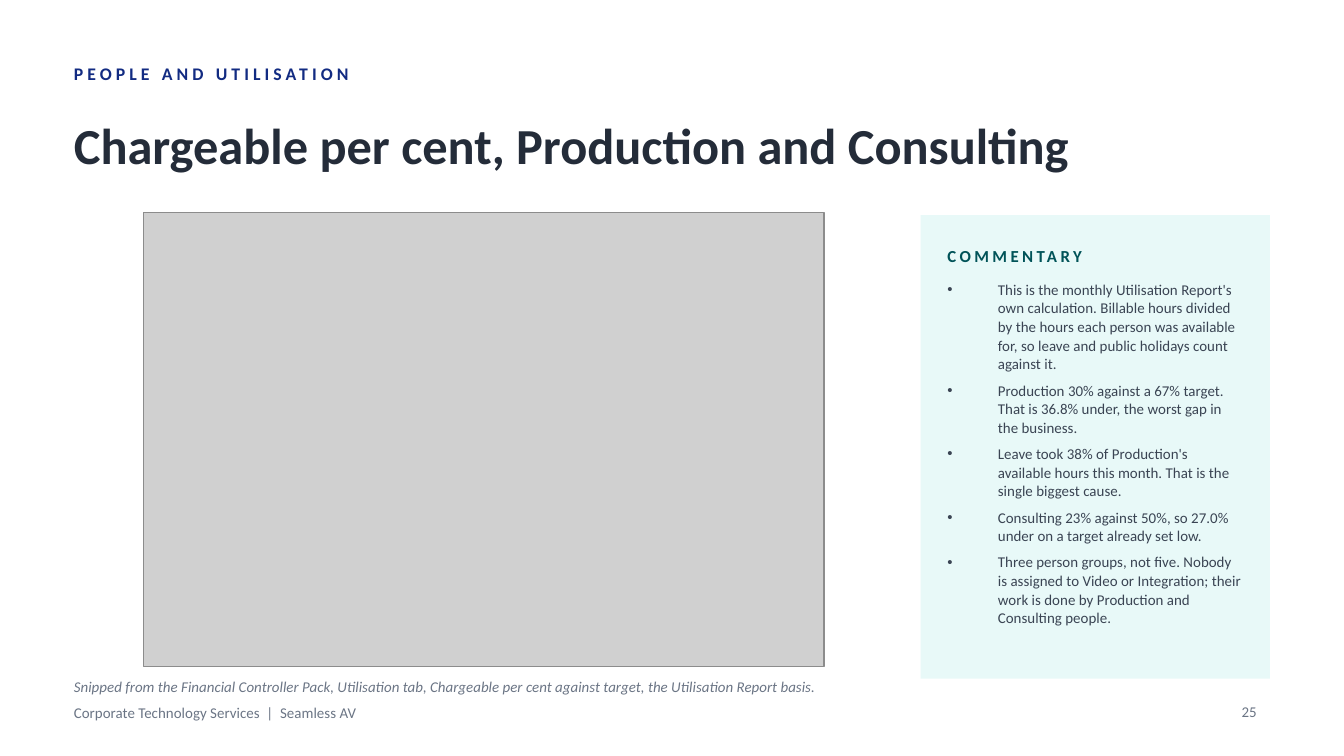
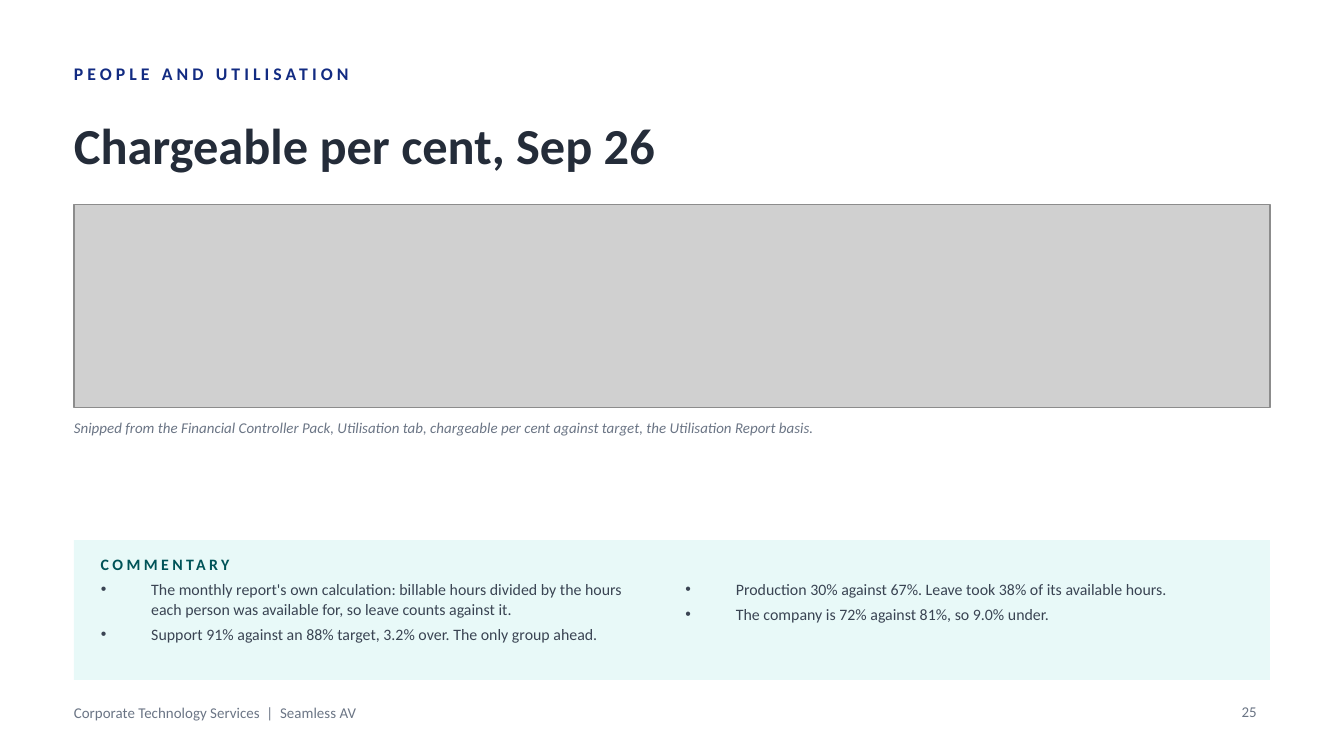
Before and after one commit to WesleyNelson-O33/Claude, a slide deck: slide 25 of deck/CTS Monthly Business Review - September 2026.pptx. Drawn at 1344x756 pixels with LibreOffice and Linux fonts; fonts in the diff are those of the drawing; grey boxes stand for pictures. Boxes give left, top, right and bottom in pixels: in the first picture for what was removed or moved away, otherwise in the second. Text is boxed around its words. In the diff, an @@ line names an element or a change of style, - is before the commit and + after.

```diff
--- a/deck/CTS Monthly Business Review - September 2026.pptx
+++ b/deck/CTS Monthly Business Review - September 2026.pptx
@@ text at box(74, 128, 655, 173): text changed @@
-Chargeable per cent, Production and Consulting
+Chargeable per cent, Sep 26
@@ picture: place and size @@
-picture at box(144, 212, 824, 667)
+picture at box(74, 204, 1270, 407)
@@ text at box(74, 422, 813, 436): text changed @@
-Snipped from the Financial Controller Pack, Utilisation tab, Chargeable per cent against target, the Utilisation Report basis.
+Snipped from the Financial Controller Pack, Utilisation tab, chargeable per cent against target, the Utilisation Report basis.
@@ rectangle: place and size @@
-rectangle at box(921, 215, 1270, 679)
+rectangle at box(74, 540, 1270, 680)
@@ text "COMMENTARY": place and size @@
-text "COMMENTARY" at box(948, 239, 1243, 273)
+text "COMMENTARY" at box(101, 552, 504, 577)
@@ text "COMMENTARY" at box(101, 552, 504, 577): size 9 to 8.5 pt @@
@@ text at box(151, 584, 622, 643): text changed; size 8 to 8.5 pt @@
-• This is the monthly Utilisation Report's own calculation. Billable hours divided by the hours each person was available for, so leave and public holidays count against it.
-• Production 30% against a 67% target. That is 36.8% under, the worst gap in the business.
-• Leave took 38% of Production's available hours this month. That is the single biggest cause.
-• Consulting 23% against 50%, so 27.0% under on a target already set low.
-• Three person groups, not five. Nobody is assigned to Video or Integration; their work is done by Production and Consulting people.
+• The monthly report's own calculation: billable hours divided by the hours each person was available for, so leave counts against it.
+• Support 91% against an 88% target, 3.2% over. The only group ahead.
@@ text added at box(736, 584, 1167, 623), 8.5 pt, text #3A4453 @@
+• Production 30% against 67%. Leave took 38% of its available hours.
+• The company is 72% against 81%, so 9.0% under.
```
Also in this commit, not shown: 3 slides removed, 11 other files.
